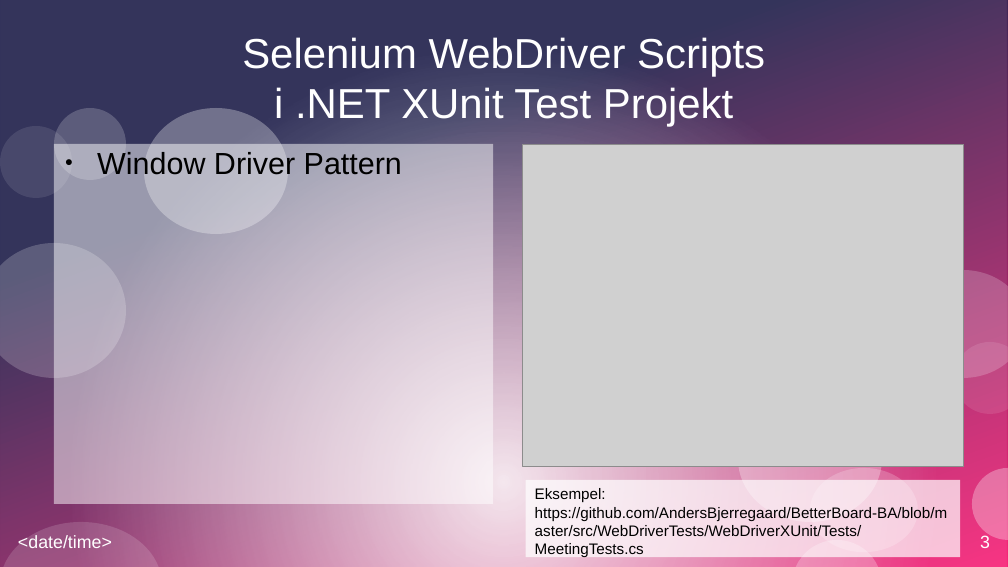
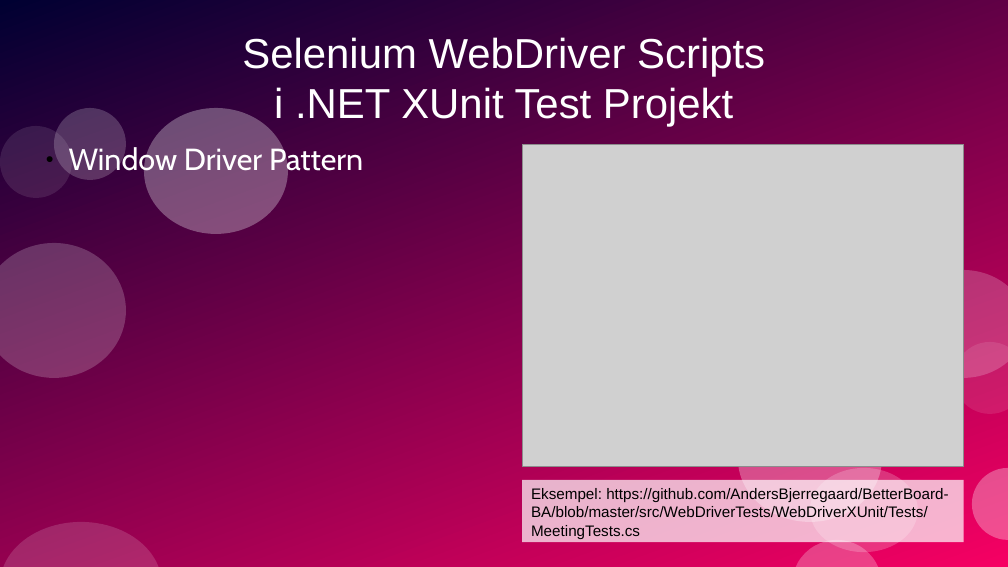
Before and after one commit to AndersBjerregaard/BetterBoard-BA, a slide deck: slide 3 of presentation/presentation.odp. Drawn at 1008x567 pixels with LibreOffice and Linux fonts; fonts in the diff are those of the drawing; grey boxes stand for pictures. Boxes give left, top, right and bottom in pixels: in the first picture for what was removed or moved away, otherwise in the second. Text is boxed around its words. In the diff, an @@ line names an element or a change of style, - is before the commit and + after.

```diff
--- a/presentation/presentation.odp
+++ b/presentation/presentation.odp
@@ rectangle removed at (x1=0, y1=0, x2=1008, y2=567) @@
@@ rectangle removed at (x1=0, y1=0, x2=1008, y2=567) @@
@@ freeform shape added at (x1=0, y1=0, x2=1008, y2=567), fill gradient #000032 to #F60063 @@
@@ ellipse removed at (x1=54, y1=108, x2=126, y2=180) @@
@@ freeform shape added at (x1=54, y1=108, x2=126, y2=180), fill #FFFFFF at 20% opacity @@
@@ freeform shape added at (x1=144, y1=108, x2=287, y2=234), fill #FFFFFF at 30% opacity @@
@@ ellipse removed at (x1=145, y1=108, x2=288, y2=234) @@
@@ text "Window Driver Pattern" moved from (x1=54, y1=144, x2=493, y2=504) to (x1=69, y1=144, x2=363, y2=177) @@
@@ text "Window Driver Pattern" at (x1=69, y1=144, x2=363, y2=177): font Arial to Cabin, text colour #000000 to #FFFFFF; list level 1 to 2 in "Window Driver Pattern"; line spacing 1 to 0.9; fill #FFFFFF at 50% opacity to none @@
@@ ellipse removed at (x1=0, y1=126, x2=72, y2=198) @@
@@ freeform shape added at (x1=0, y1=126, x2=72, y2=198), fill #FFFFFF at 10% opacity @@
@@ ellipse removed at (x1=0, y1=243, x2=125, y2=379) @@
@@ freeform shape added at (x1=0, y1=243, x2=125, y2=379), fill #FFFFFF at 20% opacity @@
@@ ellipse removed at (x1=900, y1=270, x2=1008, y2=378) @@
@@ freeform shape added at (x1=900, y1=270, x2=1008, y2=378), fill #FFFFFF at 20% opacity @@
@@ ellipse removed at (x1=954, y1=342, x2=1008, y2=414) @@
@@ freeform shape added at (x1=954, y1=342, x2=1008, y2=414), fill #FFFFFF at 10% opacity @@
@@ ellipse removed at (x1=738, y1=396, x2=882, y2=522) @@
@@ freeform shape added at (x1=738, y1=396, x2=882, y2=522), fill #FFFFFF at 30% opacity @@
@@ ellipse removed at (x1=810, y1=468, x2=918, y2=552) @@
@@ freeform shape added at (x1=810, y1=468, x2=918, y2=552), fill #FFFFFF at 20% opacity @@
@@ ellipse removed at (x1=972, y1=468, x2=1008, y2=541) @@
@@ freeform shape added at (x1=972, y1=468, x2=1008, y2=541), fill #FFFFFF at 30% opacity @@
@@ rectangle "Eksempel: https://github.com/AndersBjerregaard/BetterBoard-B ..." resized from (x1=526, y1=480, x2=960, y2=558) to (x1=522, y1=480, x2=964, y2=542) @@
@@ ellipse removed at (x1=0, y1=522, x2=162, y2=567) @@
@@ freeform shape added at (x1=0, y1=522, x2=162, y2=567), fill #FFFFFF at 15% opacity @@
@@ text removed at (x1=18, y1=535, x2=112, y2=548) @@
-<date/time>
@@ page number removed at (x1=980, y1=535, x2=990, y2=548) @@
-3
@@ ellipse removed at (x1=792, y1=541, x2=882, y2=567) @@
@@ freeform shape added at (x1=792, y1=541, x2=882, y2=567), fill #FFFFFF at 25% opacity @@
```
Also in this commit, not shown: 8 other slides changed, 2 slides added, 1 other file.
